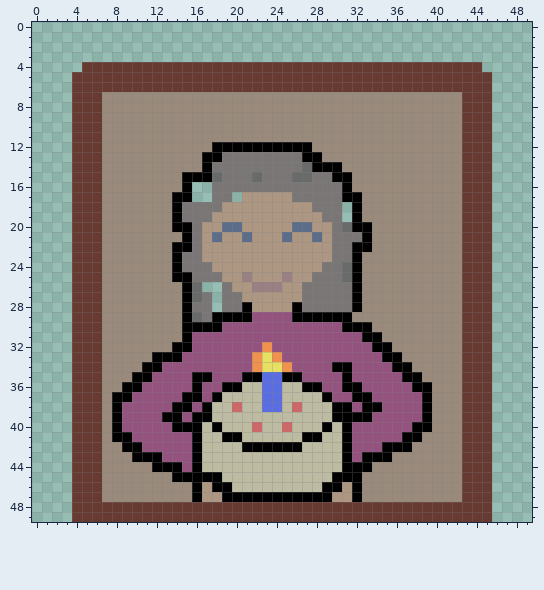
One commit to this pixel-art file: circular_game/grandpa theme/birthday_photo.aseprite. This is how it looked before the edit.
50x50 pixels, 1 frame.
The same view after the edit:
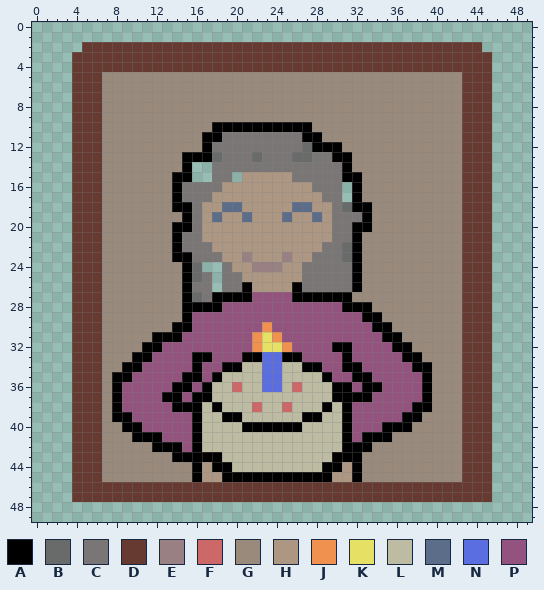
Palette (. is transparent): A #000000  B #696a6a  C #7a7676  D #663931  E #998183  F #cc6868  G #998a7b  H #ad9783  J #f09150  K #e6e065  L #bdbba2  M #5c6d8a  N #5b6ee1  P #94537f
From old to new:
Changed rows in their new state; - is an unchanged pixel.
first column x 4:
 2 -DDDDDDDDDDDDDDDDDDDDDDDDDDDDDDDDDDDDDDDD-
 3 DDDDDDDDDDDDDDDDDDDDDDDDDDDDDDDDDDDDDDDDDD
 4 D----------------------------------------D
 5 ---GGGGGGGGGGGGGGGGGGGGGGGGGGGGGGGGGGGG---
 6 ---GGGGGGGGGGGGGGGGGGGGGGGGGGGGGGGGGGGG---
first column x 4:
10 --------------AAAAAAAAAA------------------
11 -------------AACCCCCCCCAA-----------------
12 -------------ACCCCCCCCCBAAA---------------
13 -----------AA-B---B---BBCCAA--------------
14 -----------A..---------CCCCA--------------
15 ----------A-..C-.HHHHHCC--C-A-------------
16 ----------ACCC-HHHHHHHHH---.A-------------
17 -----------CCCHHH-----HHH--.--------------
18 -----------A-HHMM-----MMHH-B-A------------
19 ----------GA-HM--M---M--MH-CCA------------
20 ---------------HH-----HH---C--------------
21 ----------AC--H--H---H--H---AG------------
22 -----------C-C-----------C-B-G------------
23 -----------A-CC--E---E--CC-B--------------
24 ----------GAB..C--EEE--CC--C--------------
25 ----------G-B-.CCH---H-C---C--------------
26 ------------CC--CAHHH-A-------------------
27 --------------AAAAPPPPAAAAAAG-------------
28 ------------AAAPPPPPPPPPPPPA-A------------
29 ------------PPPPPP----PPPPPPPAA-----------
30 ----------A-PPP----J-------PPPAA----------
31 --------AAAP------JKJ--------PPAA---------
32 -------AAPPP------JKKJ----AA--PPAA--------
33 ------AAPPP-AA---AANNAA----A---PPAA-------
34 -----AAPP---A--AALLNNLLAA-P-A---PPAA------
35 ----AAPP---A-PALLLL--LLLLA-PAA---PPA------
36 ----APP---AAPALLF-----FLLLA-PAA---P-------
37 -----P---AAP-AL----LL----LAA--------------
38 ------------ALA-L-FLLFL--AL--PP---A-------
39 -----A---PP--L-AA------AA-L-PP---AAG------
40 ----GAA---PP--L--AAAAAA--L-----AAAGG------
41 ----GGAAA------LL------LL----AAAGGG-------
42 -----GGGAAA------LLLLLL-----AAGGGG--------
43 ------GGGGAA-AA-----------A-AGGG----------
44 --------GGGG-HAA---------AAH-G------------
45 ----------GG-HHAAAAAAAAAAAHH--------------
46 ---DDDDDDDDDDDDDDDDDDDDDDDDDDDDDDDDDDDD---
47 ---DDDDDDDDDDDDDDDDDDDDDDDDDDDDDDDDDDDD---
48 ..........................................
49 ..........................................
Boxes around the changes in both pictures, in picture pixels (x1, y1, x2, y2):
changed: (72, 42, 492, 522)
